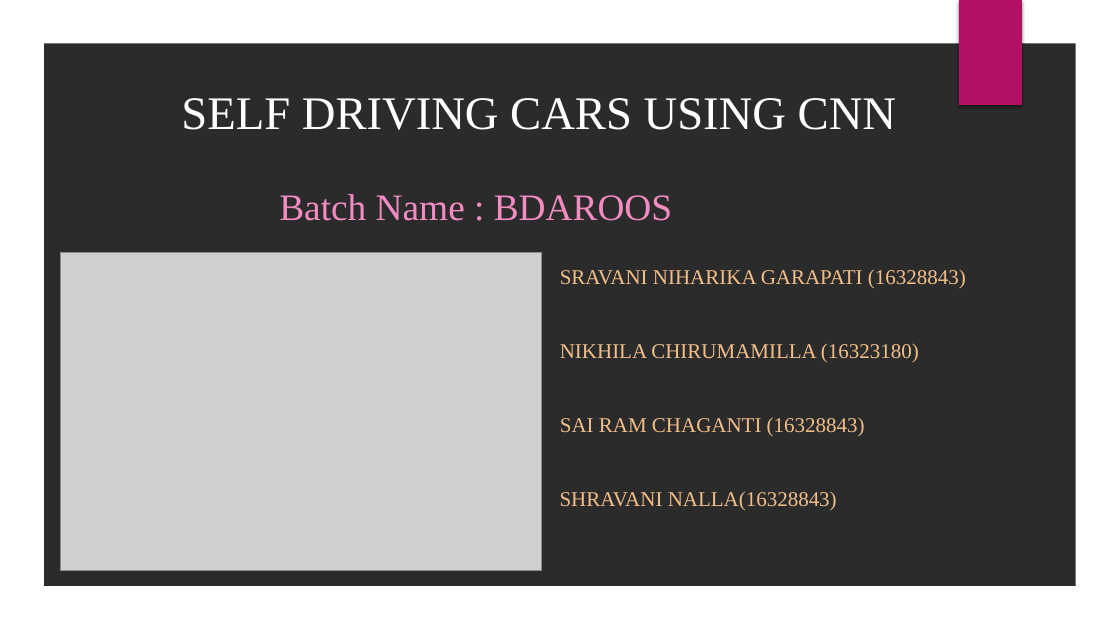
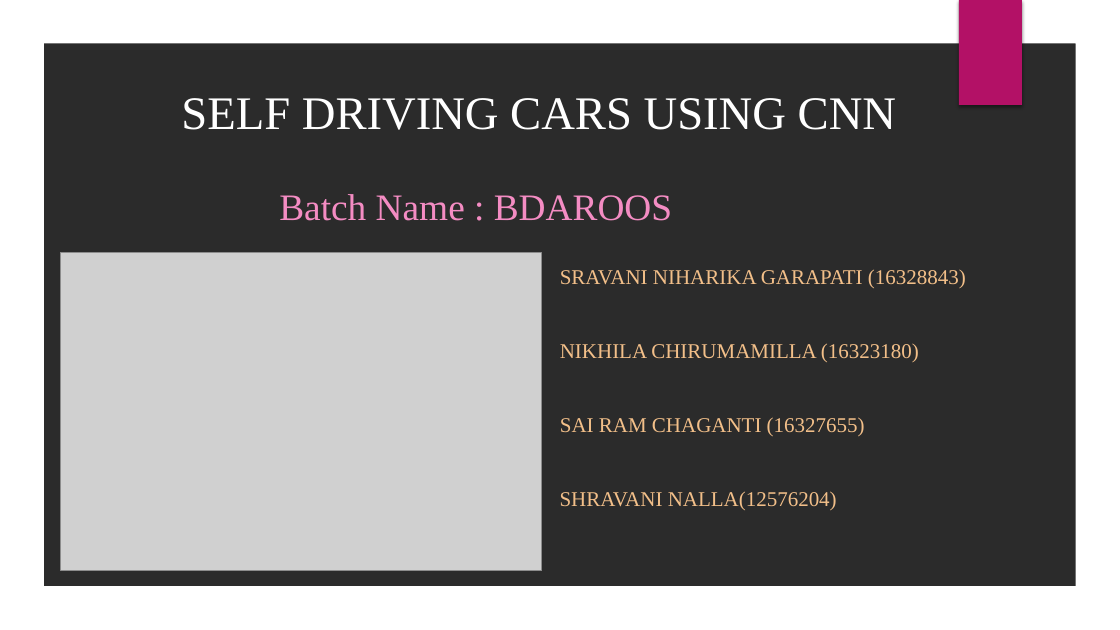
Before and after one commit to SaiRamChagantiUMKC/SelfDrivingCar, a slide deck: slide 1 of Documentation/BDA_Project PPT_final.pptx. Drawn at 1120x630 pixels with LibreOffice and Linux fonts; fonts in the diff are those of the drawing; grey boxes stand for pictures; background and template pictures are left out; a plain dark background stands for a picture behind light text. Boxes give left, top, right and bottom in pixels: in the first picture for what was removed or moved away, otherwise in the second. Text is boxed around its words. In the diff, an @@ line names an element or a change of style, - is before the commit and + after.

```diff
--- a/Documentation/BDA_Project PPT_final.pptx
+++ b/Documentation/BDA_Project PPT_final.pptx
@@ subtitle at (560, 417, 865, 510): text changed @@
-SAI RAM CHAGANTI (16328843)
-SHRAVANI NALLA(16328843)
+SAI RAM CHAGANTI (16327655)
+SHRAVANI NALLA(12576204)
```
Also in this commit, not shown: 2 other slides changed.
